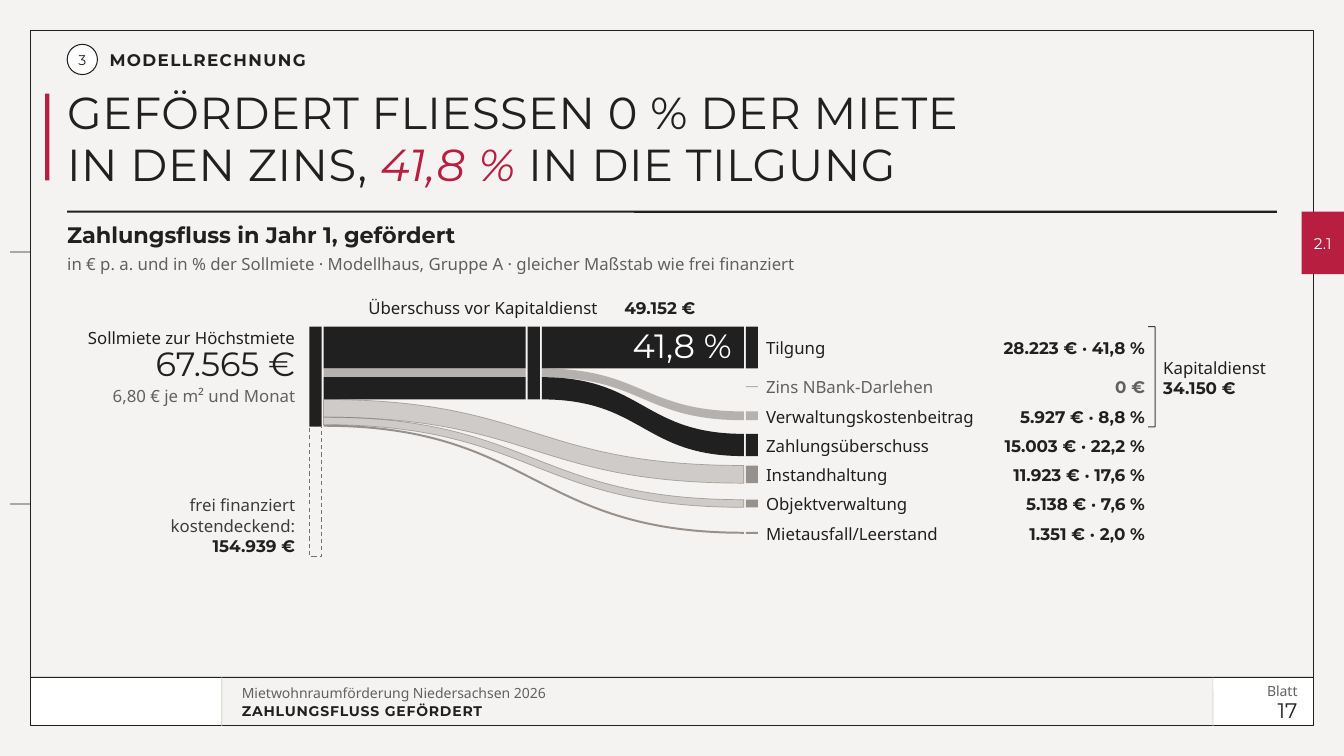
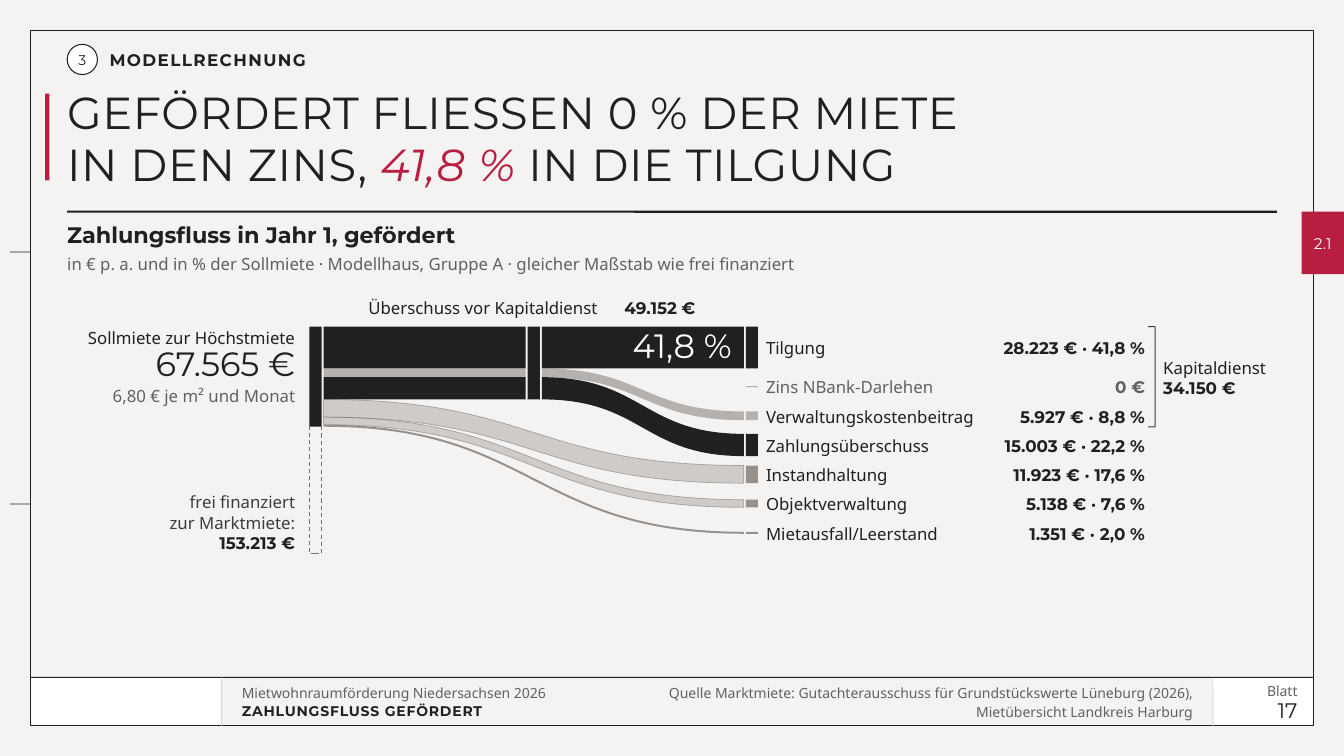
Before and after one commit to vgedaschko/NBank, a slide deck: slide 17 of praesentation/dist/PGN-Mietwohnraumfoerderung-Niedersachsen-2026-Vortrag.pptx. Drawn at 1344x756 pixels with LibreOffice and Linux fonts; fonts in the diff are those of the drawing; background and template pictures are left out. Boxes give left, top, right and bottom in pixels: in the first picture for what was removed or moved away, otherwise in the second. Text is boxed around its words. In the diff, an @@ line names an element or a change of style, - is before the commit and + after.

```diff
--- a/praesentation/dist/PGN-Mietwohnraumfoerderung-Niedersachsen-2026-Vortrag.pptx
+++ b/praesentation/dist/PGN-Mietwohnraumfoerderung-Niedersachsen-2026-Vortrag.pptx
@@ text added at box(170, 516, 295, 529), 12 pt, text #3C3C3B @@
+zur Marktmiete:
@@ text removed at box(171, 519, 295, 532) @@
-kostendeckend:
@@ text added at box(219, 537, 276, 549), 12 pt, text #202020, bold @@
+153.213 €
@@ text removed at box(213, 540, 277, 552) @@
-154.939 €
@@ text added at box(669, 687, 1193, 721), 10 pt, text #626160 @@
+Quelle Marktmiete: Gutachterausschuss für Grundstückswerte Lüneburg (2026),
+Mietübersicht Landkreis Harburg
```
Also in this commit, not shown: 18 other slides changed, 4 slides added, 6 slides removed, 44 other files.
